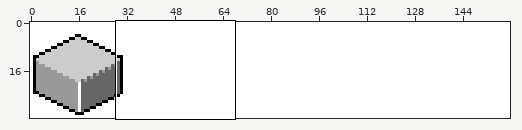
One commit to this pixel-art file: BasicShapes/5shapes5.aseprite. The first picture is a wide view before the edit; the outline marks the close-up.
Close-up. Earlier state:
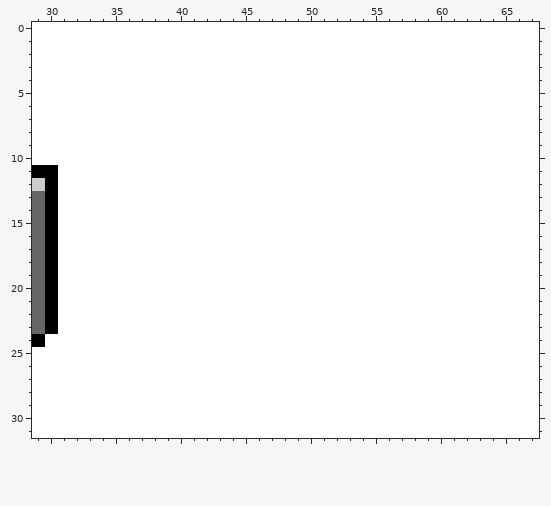
160x32 pixels, 1 frame. Shown: x 29..67, y 0..31.
The same view after the edit:
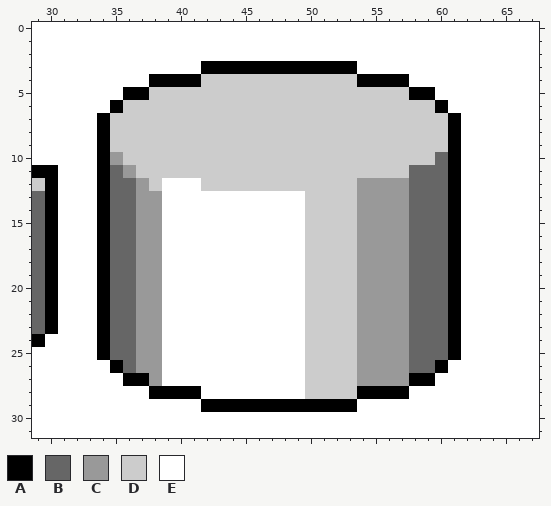
Palette (. is transparent): A #000000  B #666666  C #999999  D #cccccc  E #ffffff
Commit message: Shaded cylinder
Changes in this commit:
{"where": "layer \"Layer 2\""}
{"y":3,"x":42,"old":"EEEEEEEEEEEE","new":"AAAAAAAAAAAA"}
{"y":4,"x":38,"old":"EEEEEEEEEEEEEEEEEEEE","new":"AAAADDDDDDDDDDDDAAAA"}
{"y":5,"x":36,"old":"EEEEEEEEEEEEEEEEEEEEEEEE","new":"AADDDDDDDDDDDDDDDDDDDDAA"}
{"y":6,"x":35,"old":"EEEEEEEEEEEEEEEEEEEEEEEEEE","new":"ADDDDDDDDDDDDDDDDDDDDDDDDA"}
{"y":7,"x":34,"old":"EEEEEEEEEEEEEEEEEEEEEEEEEEEE","new":"ADDDDDDDDDDDDDDDDDDDDDDDDDDA"}
{"y":8,"x":34,"old":"EEEEEEEEEEEEEEEEEEEEEEEEEEEE","new":"ADDDDDDDDDDDDDDDDDDDDDDDDDDA"}
{"y":9,"x":34,"old":"EEEEEEEEEEEEEEEEEEEEEEEEEEEE","new":"ADDDDDDDDDDDDDDDDDDDDDDDDDDA"}
{"y":10,"x":34,"old":"EEEEEEEEEEEEEEEEEEEEEEEEEEEE","new":"ACDDDDDDDDDDDDDDDDDDDDDDDDBA"}
{"y":11,"x":34,"old":"EEEEEEEEEEEEEEEEEEEEEEEEEEEE","new":"ABCDDDDDDDDDDDDDDDDDDDDDBBBA"}
{"y":12,"x":34,"old":"EEEEE","new":"ABBCD"}
{"y":12,"x":42,"old":"EEEEEEEEEEEEEEEEEEEE","new":"DDDDDDDDDDDDCCCCBBBA"}
{"y":13,"x":34,"old":"EEEEE","new":"ABBCC"}
{"y":13,"x":50,"old":"EEEEEEEEEEEE","new":"DDDDCCCCBBBA"}
{"y":14,"x":34,"old":"EEEEE","new":"ABBCC"}
{"y":14,"x":50,"old":"EEEEEEEEEEEE","new":"DDDDCCCCBBBA"}
{"y":15,"x":34,"old":"EEEEE","new":"ABBCC"}
{"y":15,"x":50,"old":"EEEEEEEEEEEE","new":"DDDDCCCCBBBA"}
{"y":16,"x":34,"old":"EEEEE","new":"ABBCC"}
{"y":16,"x":50,"old":"EEEEEEEEEEEE","new":"DDDDCCCCBBBA"}
{"y":17,"x":34,"old":"EEEEE","new":"ABBCC"}
{"y":17,"x":50,"old":"EEEEEEEEEEEE","new":"DDDDCCCCBBBA"}
{"y":18,"x":34,"old":"EEEEE","new":"ABBCC"}
{"y":18,"x":50,"old":"EEEEEEEEEEEE","new":"DDDDCCCCBBBA"}
{"y":19,"x":34,"old":"EEEEE","new":"ABBCC"}
{"y":19,"x":50,"old":"EEEEEEEEEEEE","new":"DDDDCCCCBBBA"}
{"y":20,"x":34,"old":"EEEEE","new":"ABBCC"}
{"y":20,"x":50,"old":"EEEEEEEEEEEE","new":"DDDDCCCCBBBA"}
{"y":21,"x":34,"old":"EEEEE","new":"ABBCC"}
{"y":21,"x":50,"old":"EEEEEEEEEEEE","new":"DDDDCCCCBBBA"}
{"y":22,"x":34,"old":"EEEEE","new":"ABBCC"}
{"y":22,"x":50,"old":"EEEEEEEEEEEE","new":"DDDDCCCCBBBA"}
{"y":23,"x":34,"old":"EEEEE","new":"ABBCC"}
{"y":23,"x":50,"old":"EEEEEEEEEEEE","new":"DDDDCCCCBBBA"}
{"y":24,"x":34,"old":"EEEEE","new":"ABBCC"}
{"y":24,"x":50,"old":"EEEEEEEEEEEE","new":"DDDDCCCCBBBA"}
{"y":25,"x":34,"old":"EEEEE","new":"ABBCC"}
{"y":25,"x":50,"old":"EEEEEEEEEEEE","new":"DDDDCCCCBBBA"}
{"y":26,"x":35,"old":"EEEE","new":"ABCC"}
{"y":26,"x":50,"old":"EEEEEEEEEEE","new":"DDDDCCCCBBA"}
{"y":27,"x":36,"old":"EEE","new":"AAC"}
{"y":27,"x":50,"old":"EEEEEEEEEE","new":"DDDDCCCCAA"}
{"y":28,"x":38,"old":"EEEE","new":"AAAA"}
{"y":28,"x":50,"old":"EEEEEEEE","new":"DDDDAAAA"}
{"y":29,"x":42,"old":"EEEEEEEEEEEE","new":"AAAAAAAAAAAA"}
{"label":"changed","picture_box":[97,61,461,412]}
